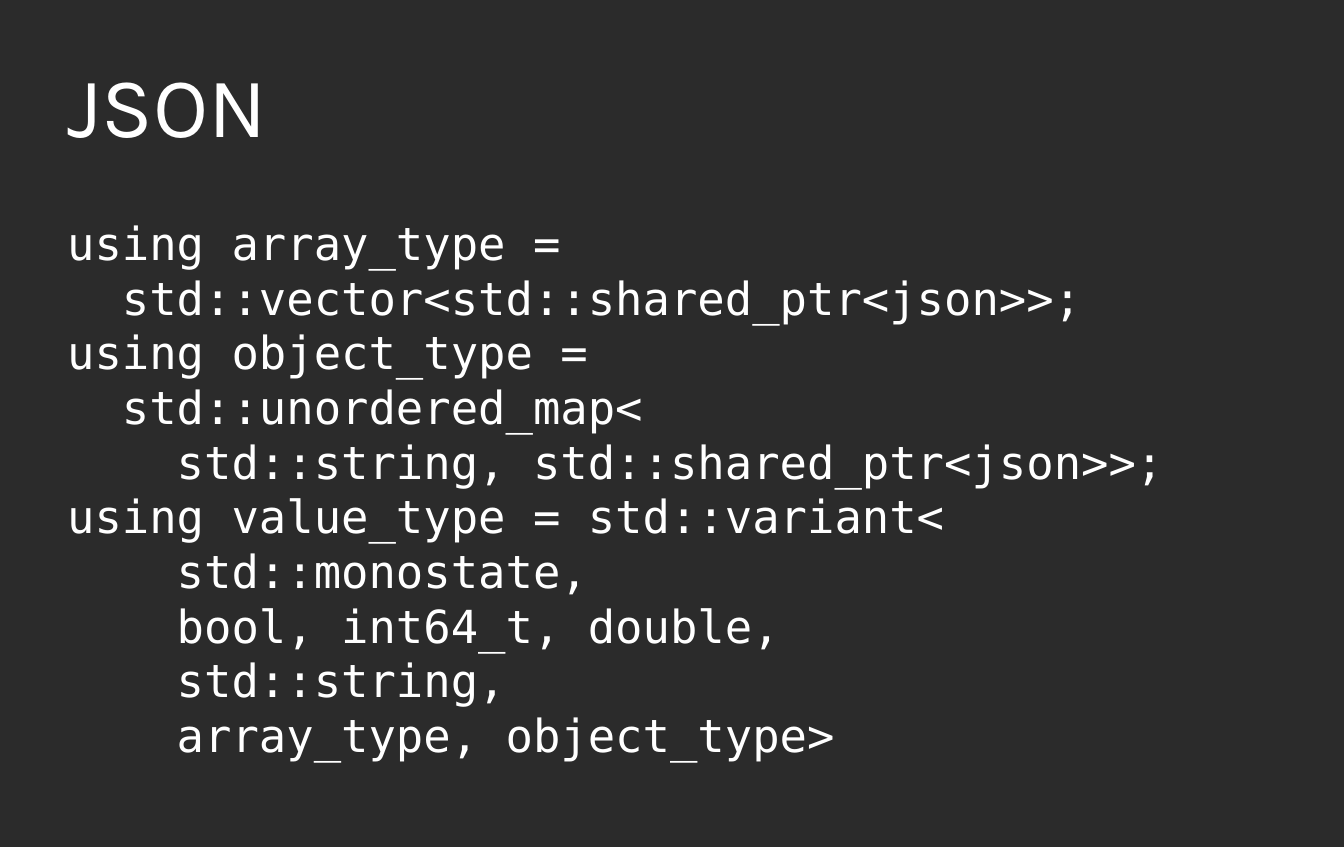
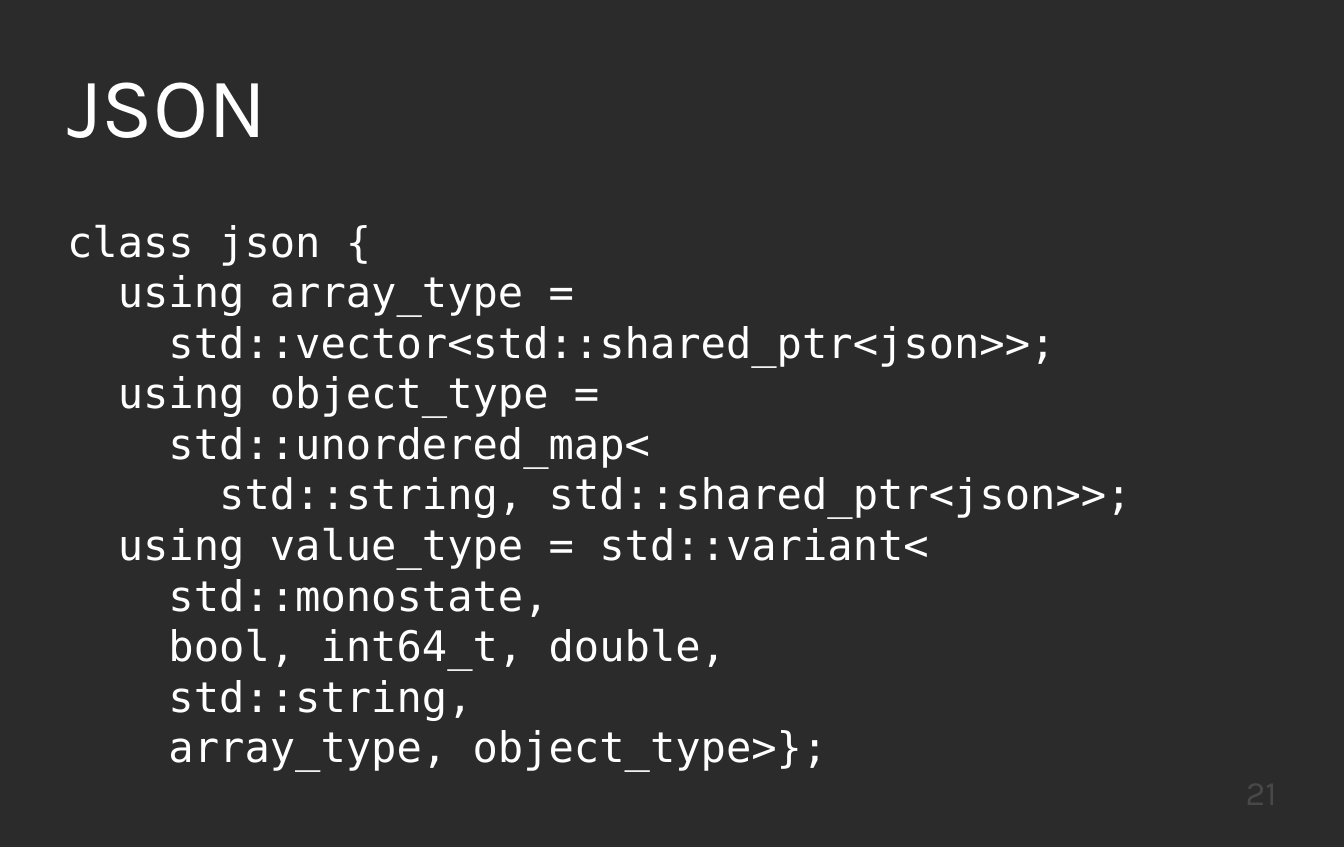
Before and after one commit to KayEss/cpp-designing4performance, a slide deck: slide 21 of slides/Designing APIs For Performance.odp (slide 5 before the commit). Drawn at 1344x847 pixels with LibreOffice and Linux fonts; fonts in the diff are those of the drawing; background and template pictures are left out; a plain dark background stands for a picture behind light text. Boxes give left, top, right and bottom in pixels: in the first picture for what was removed or moved away, otherwise in the second. Text is boxed around its words. In the diff, an @@ line names an element or a change of style, - is before the commit and + after.

```diff
--- a/slides/Designing APIs For Performance.odp
+++ b/slides/Designing APIs For Performance.odp
@@ text at (67,224,1132,721): text changed; size 32 to 29.6 pt @@
-using array_type =
-std::vector<std::shared_ptr<json>>;
-using object_type =
-std::unordered_map<
-std::string, std::shared_ptr<json>>;
-using value_type = std::variant<
-std::monostate,
-bool, int64_t, double,
-std::string,
-array_type, object_type>
+class json {
+using array_type =
+std::vector<std::shared_ptr<json>>;
+using object_type =
+std::unordered_map<
+std::string, std::shared_ptr<json>>;
+using value_type = std::variant<
+std::monostate,
+bool, int64_t, double,
+std::string,
+array_type, object_type>};
@@ page number added at (964,771,1277,830), 24 pt, text #484848 @@
+21
```
Also in this commit, not shown: 19 other slides changed, 15 slides added, 1 slide removed, 4 other files.
